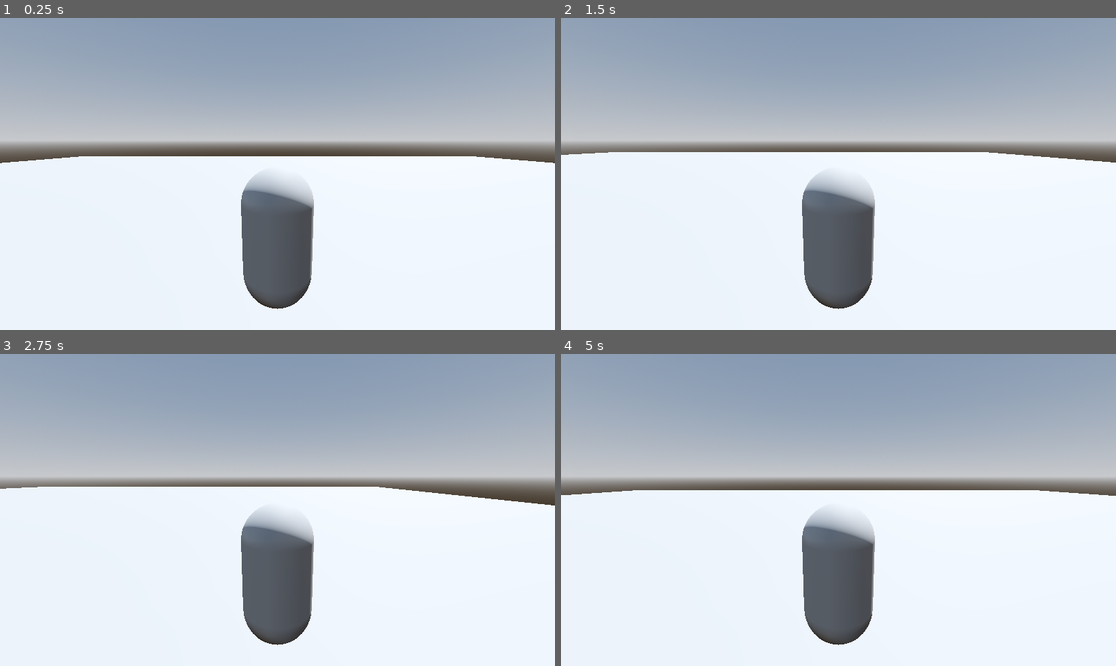
Above: before the commit, frames 1-4 (two rows, left to right).
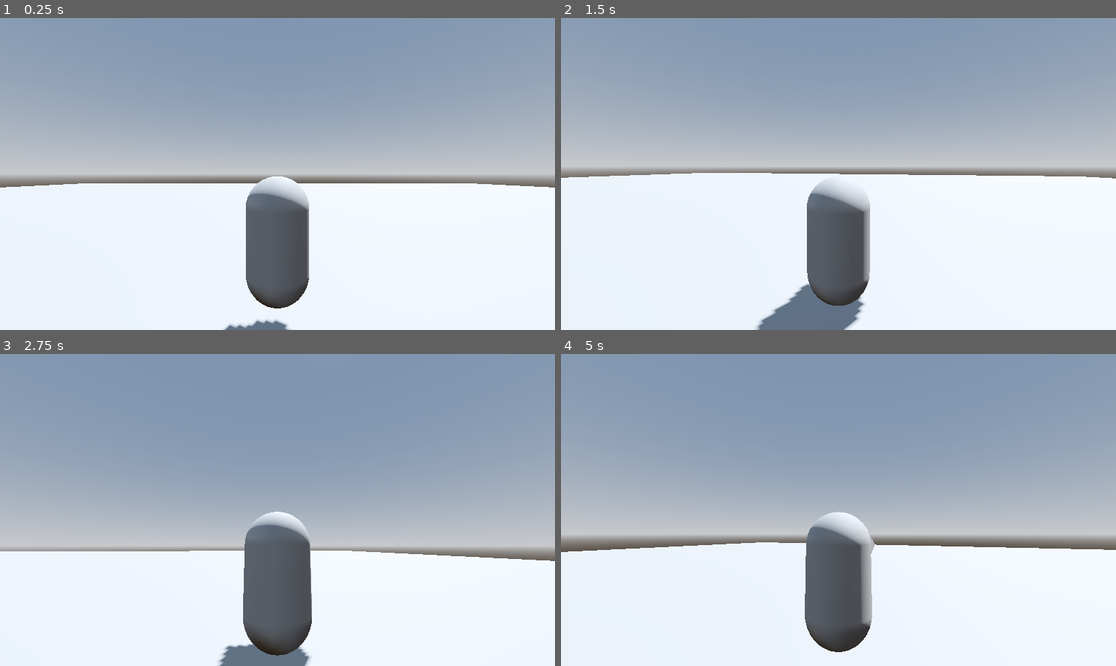
Above: after the commit, the same moments.

Repository: FailedIndustry/football-throwdown
Game: Godot game, scene res://Main.tscn
The game is run twice, just before and just after one commit, with the same random seed, the same clock (stepped at 60 frames per second) and the same inputs. Before the commit the project starts from res://player/Main.tscn.
Inputs (mouse positions are in pixels of both pictures, inside the frame that each line leads up to):
- Up to frame 1 (0.25 s): no input
- Up to frame 2 (1.5 s): tap Enter (ui_accept) at 0.5, 0.77 s; move the mouse to (960, 158) at 0.52 s; hold Right (ui_right) 0.53-1.28 s; move the mouse to (727, 189) at 1.27 s; hold Down (ui_down) from 1.28 s (still down)
- Up to frame 3 (2.75 s): tap Enter (ui_accept) at 1.52, 2 s; move the mouse to (333, 441) at 2.02 s; release Down (ui_down) at 2.03 s; hold Right (ui_right) from 2.03 s (still down)
- Up to frame 4 (5 s): move the mouse to (810, 572) at 2.77 s; release Right (ui_right) at 2.78 s; hold Up (ui_up) 2.78-3.53 s; tap Enter (ui_accept) at 3.02, 3.77, 4.52 s; move the mouse to (1005, 556) at 3.52 s; hold Left (ui_left) from 3.53 s (still down); move the mouse to (672, 463) at 4.27 s

The runs differ from the first frame. In frame 1, 19% of the frame differs, in the area x 0-100%, y 30-100%; in frame 2, 14%; in frame 3, 42%, in the area x 0-100%, y 19-100%; in frame 4, 37%.

Commit message:
Basic camera functionality, moved scenes

Diff:
--- a/player/Main.tscn
+++ b/Main.tscn
@@ -1,6 +1,6 @@
 [gd_scene load_steps=7 format=3 uid="uid://bkl7akcf5ndf6"]
 
-[ext_resource type="PackedScene" uid="uid://jcti73ukm64e" path="res://Player.tscn" id="1_ubhwi"]
+[ext_resource type="PackedScene" uid="uid://jcti73ukm64e" path="res://player/Player.tscn" id="1_w0i2p"]
 
 [sub_resource type="ProceduralSkyMaterial" id="ProceduralSkyMaterial_j63hc"]
 sky_horizon_color = Color(0.64625, 0.65575, 0.67075, 1)
@@ -39,5 +39,5 @@
 mesh = SubResource("BoxMesh_yw131")
 skeleton = NodePath("../..")
 
-[node name="Player" parent="." instance=ExtResource("1_ubhwi")]
-transform = Transform3D(1, 0, 0, 0, 1, 0, 0, 0, 1, -0.0209532, 3.49476, -0.109255)
+[node name="Player" parent="." instance=ExtResource("1_w0i2p")]
+transform = Transform3D(1, 0, 0, 0, 1, 0, 0, 0, 1, 0, 2.22634, 0)
--- a/Player.tscn
+++ /dev/null
@@ -1,19 +0,0 @@
-[gd_scene load_steps=4 format=3 uid="uid://jcti73ukm64e"]
-
-[ext_resource type="Script" path="res://player/Player.gd" id="1_fl0jr"]
-
-[sub_resource type="CapsuleMesh" id="CapsuleMesh_va5aa"]
-
-[sub_resource type="CapsuleShape3D" id="CapsuleShape3D_ks4al"]
-
-[node name="Player" type="CharacterBody3D"]
-script = ExtResource("1_fl0jr")
-
-[node name="MeshInstance3D" type="MeshInstance3D" parent="."]
-mesh = SubResource("CapsuleMesh_va5aa")
-
-[node name="CollisionShape3D" type="CollisionShape3D" parent="."]
-shape = SubResource("CapsuleShape3D_ks4al")
-
-[node name="Camera3D" type="Camera3D" parent="."]
-transform = Transform3D(1, 0, 0, 0, 0.986615, 0.163068, 0, -0.163068, 0.986615, 0, 1.35551, 2.72746)
--- /dev/null
+++ b/player/CameraController.gd
@@ -0,0 +1,27 @@
+extends Node
+
+@onready var yaw_node = $CameraYaw
+@onready var pitch_node = $CameraYaw/CameraPitch
+@onready var camera = $CameraYaw/CameraPitch/Camera3D
+
+var yaw : float = 0
+var pitch : float = 0
+
+var yaw_sensitivity : float = 0.07
+var pitch_sensitivity : float = 0.07
+
+var yaw_acceleration : float = 15
+var pitch_acceleration : float = 15
+
+func _ready():
+	Input.set_mouse_mode(Input.MOUSE_MODE_CAPTURED)
+
+func _input(event):
+	if event is InputEventMouseMotion:
+		yaw += -event.relative.x * yaw_sensitivity
+		pitch += -event.relative.y * pitch_sensitivity
+
+
+func _physics_process(delta):
+	yaw_node.rotation_degrees.y = lerp(yaw_node.rotation_degrees.y, yaw, yaw_acceleration * delta)
+	pitch_node.rotation_degrees.x = lerp(pitch_node.rotation_degrees.x, pitch, pitch_acceleration * delta)
--- /dev/null
+++ b/player/Player.tscn
@@ -0,0 +1,34 @@
+[gd_scene load_steps=6 format=3 uid="uid://jcti73ukm64e"]
+
+[ext_resource type="Script" path="res://player/Player.gd" id="1_8hnem"]
+[ext_resource type="Script" path="res://player/CameraController.gd" id="2_qcl6b"]
+
+[sub_resource type="PrismMesh" id="PrismMesh_04lua"]
+
+[sub_resource type="CapsuleMesh" id="CapsuleMesh_va5aa"]
+
+[sub_resource type="CapsuleShape3D" id="CapsuleShape3D_ks4al"]
+
+[node name="Player" type="CharacterBody3D"]
+script = ExtResource("1_8hnem")
+
+[node name="DirectionArrow" type="MeshInstance3D" parent="."]
+transform = Transform3D(1.33748e-15, -3.0598e-08, 0.7, -0.7, -3.0598e-08, 0, 3.0598e-08, -0.7, -3.0598e-08, 0, 0.457317, -0.569673)
+mesh = SubResource("PrismMesh_04lua")
+
+[node name="MeshInstance3D" type="MeshInstance3D" parent="."]
+mesh = SubResource("CapsuleMesh_va5aa")
+
+[node name="CollisionShape3D" type="CollisionShape3D" parent="."]
+shape = SubResource("CapsuleShape3D_ks4al")
+
+[node name="CameraRoot" type="Node3D" parent="."]
+transform = Transform3D(1, 0, 0, 0, 1, 0, 0, 0, 1, 0, 0.948824, 0)
+script = ExtResource("2_qcl6b")
+
+[node name="CameraYaw" type="Node3D" parent="CameraRoot"]
+
+[node name="CameraPitch" type="Node3D" parent="CameraRoot/CameraYaw"]
+
+[node name="Camera3D" type="Camera3D" parent="CameraRoot/CameraYaw/CameraPitch"]
+transform = Transform3D(1, 0, 0, 0, 1, 0, 0, 0, 1, 0, 0.08571, 3.22589)
--- a/project.godot
+++ b/project.godot
@@ -11,7 +11,7 @@
 [application]
 
 config/name="Throwdown"
-run/main_scene="res://player/Main.tscn"
+run/main_scene="res://Main.tscn"
 config/features=PackedStringArray("4.1", "Forward Plus")
 config/icon="res://icon.svg"
 
